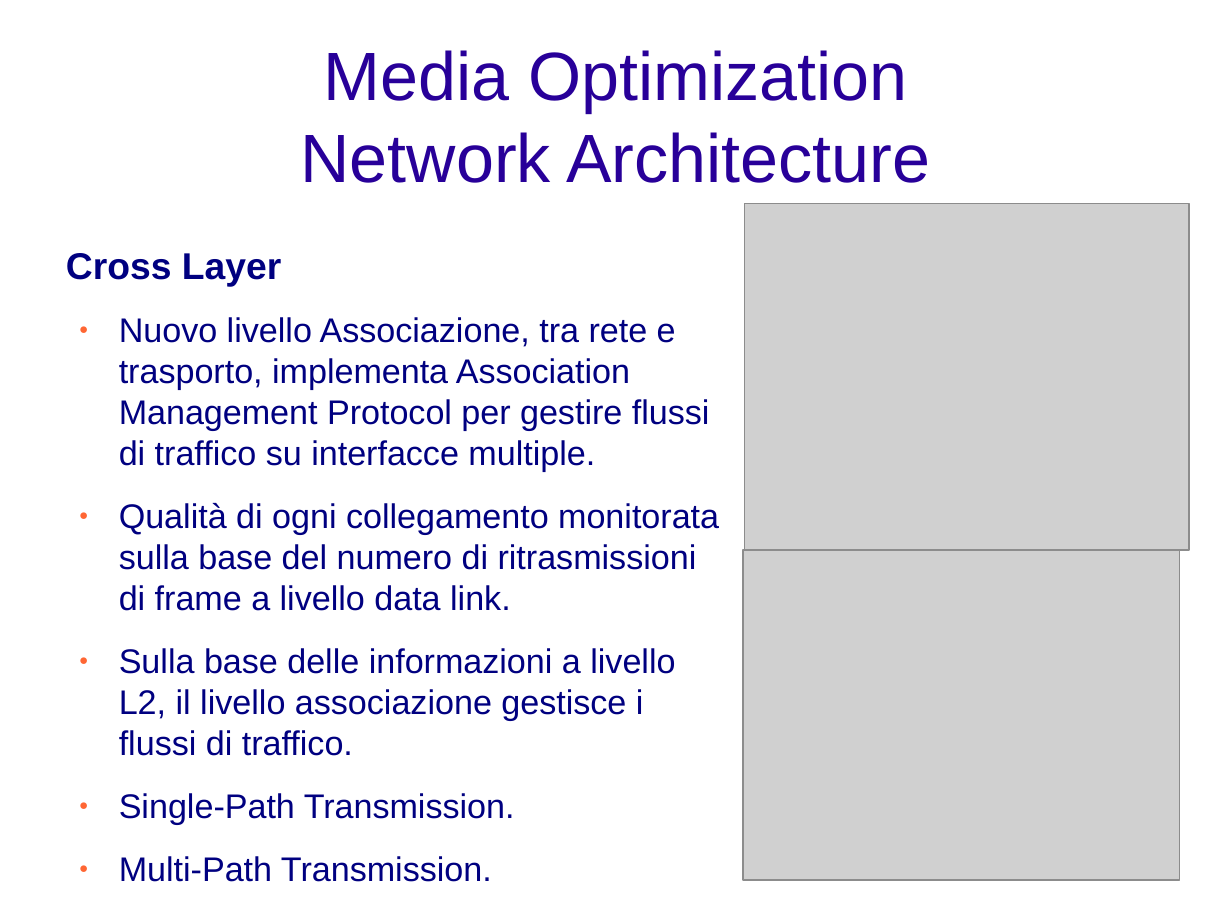
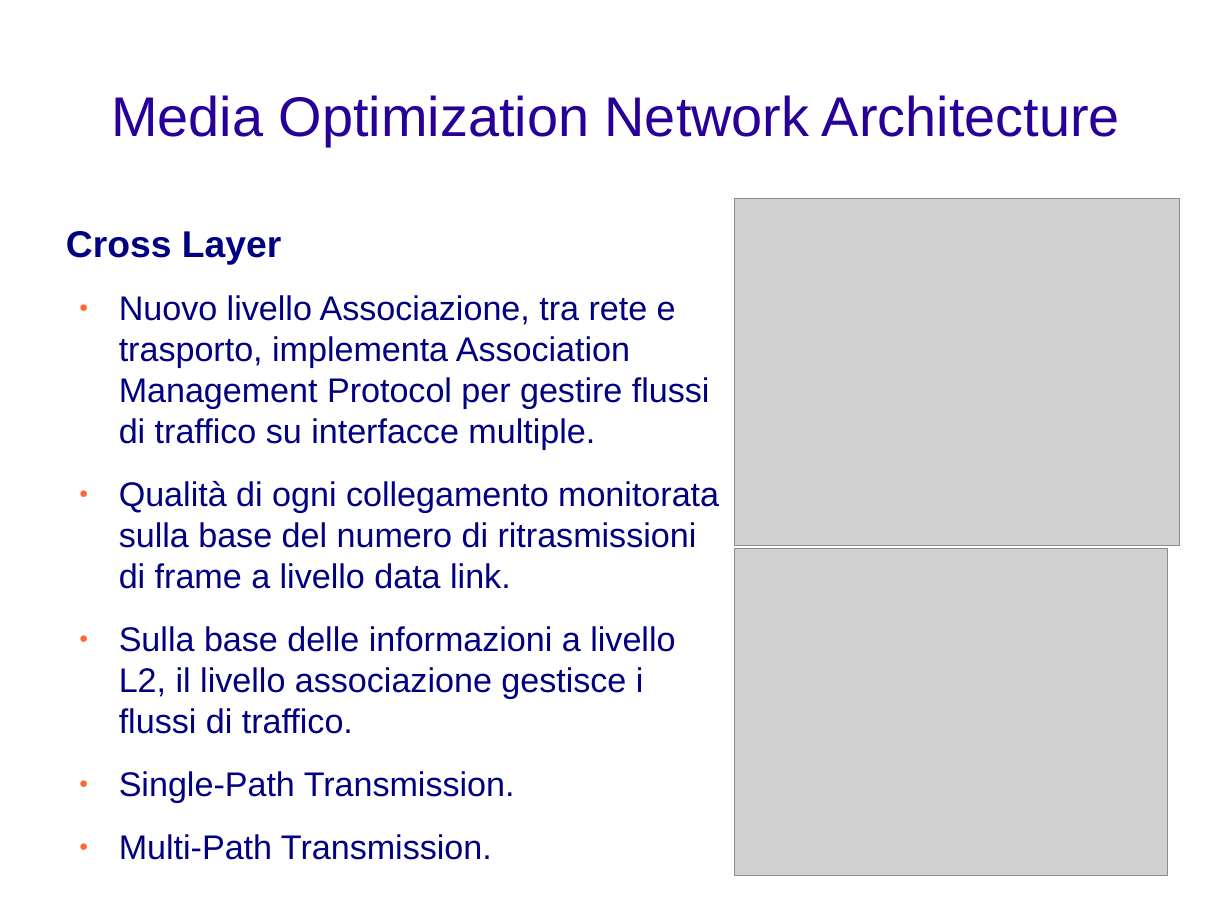
Before and after one commit to rjack/tesi-triennale, a slide deck: slide 5 of presentazione.odp. Drawn at 1232x924 pixels with LibreOffice and Linux fonts; fonts in the diff are those of the drawing; grey boxes stand for pictures; background and template pictures are left out. Boxes give left, top, right and bottom in pixels: in the first picture for what was removed or moved away, otherwise in the second. Text is boxed around its words. In the diff, an @@ line names an element or a change of style, - is before the commit and + after.

```diff
--- a/presentazione.odp
+++ b/presentazione.odp
@@ title "Media Optimization Network Architecture": place and size @@
-title "Media Optimization Network Architecture" at box(301, 50, 930, 183)
+title "Media Optimization Network Architecture" at box(111, 95, 1120, 146)
@@ title "Media Optimization Network Architecture" at box(111, 95, 1120, 146): size 44 to 36 pt @@
@@ picture: place and size @@
-picture at box(745, 203, 1190, 550)
+picture at box(735, 199, 1179, 546)
@@ text "Cross Layer": place and size @@
-text "Cross Layer" at box(66, 253, 719, 882)
+text "Cross Layer" at box(66, 231, 719, 860)
@@ picture: place and size @@
-picture at box(743, 550, 1179, 880)
+picture at box(735, 548, 1167, 875)
```
Also in this commit, not shown: 3 other slides changed.
